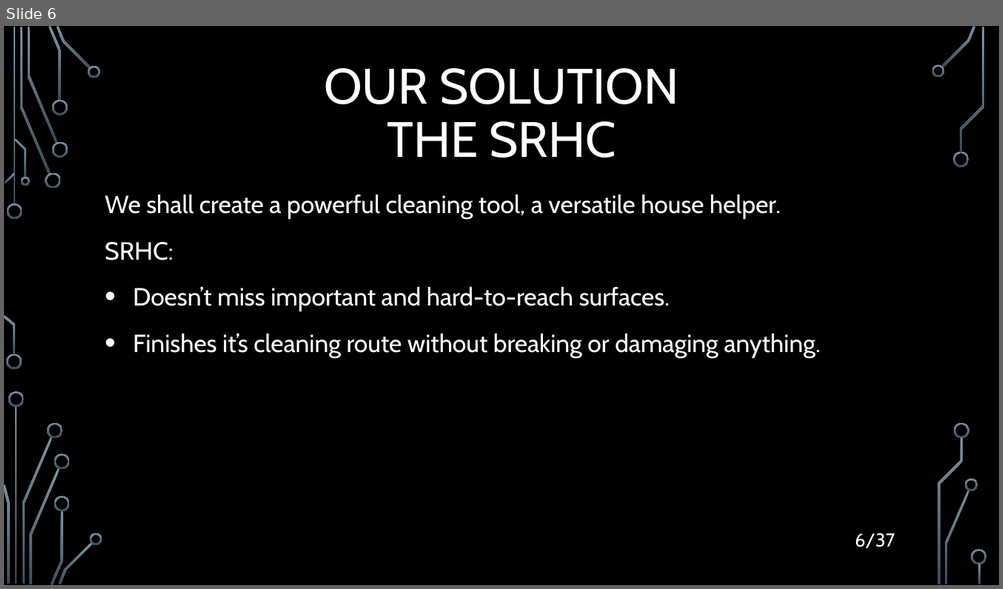
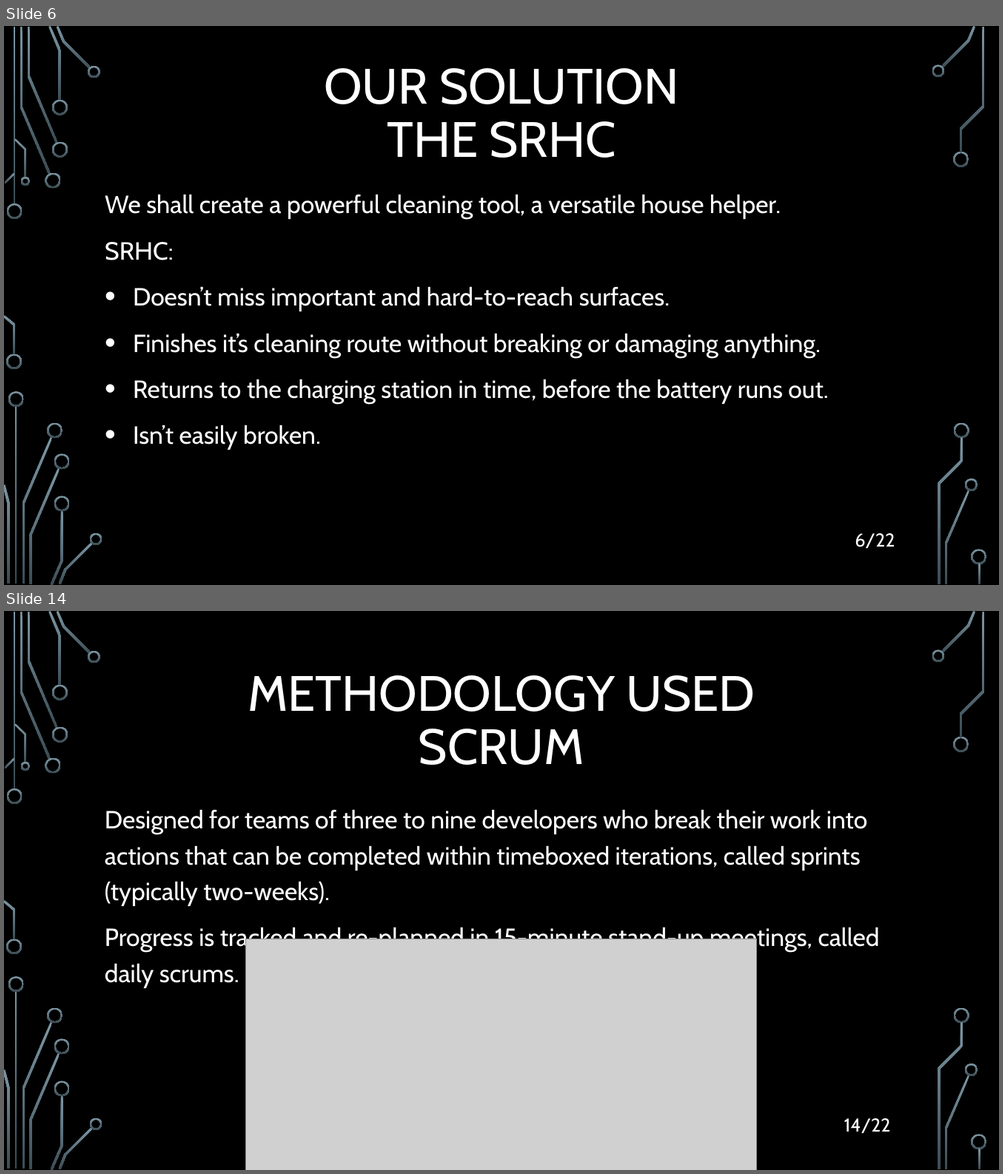
Before and after one commit to filozof50/UP, a slide deck: hw2/H2020.pptx. Shown one above the other, each under a label of ours: slide 6 before the commit, slides 6 and 14 after it; the slides between them are not shown. The pictures are 1003x589 and 1003x1174 pixels, drawn with LibreOffice and Linux fonts; fonts in the diff are those of the drawing; grey boxes stand for pictures; background and template pictures are left out. Boxes give left, top, right and bottom in pixels: in the first picture for what was removed or moved away, otherwise in the second. Text is boxed around its words. In the diff, an @@ line names an element or a change of style, - is before the commit and + after.

```diff
--- a/hw2/H2020.pptx
+++ b/hw2/H2020.pptx
@@ slide 14 added at box(4, 611, 999, 1170), background picture (left out); not listed: 36 template elements that a slide beside it also shows @@
@@ title added at box(247, 675, 754, 765), 48 pt, text #FFFFFF @@
+METHODOLOGY USED
+SCRUM
@@ text added at box(105, 809, 879, 988), 24 pt, text #FFFFFF @@
+Designed for teams of three to nine developers who break their work into actions that can be completed within timeboxed iterations, called sprints (typically two-weeks).
+Progress is tracked and re-planned in 15-minute stand-up meetings, called daily scrums.
@@ picture added at box(246, 940, 757, 1170) @@
@@ text added at box(844, 1119, 891, 1133), 18 pt, text #FFFFFF @@
+14/22
@@ slide 6 changed as well @@
@@ text at box(133, 379, 828, 450): paragraphs added @@
+• Returns to the charging station in time, before the battery runs out.
+• Isn’t easily broken.
@@ text at box(854, 534, 894, 548): text changed @@
-6/37
+6/22
```
Also in this commit, not shown: 4 other slides changed, 15 other slides added, 17 other files.
